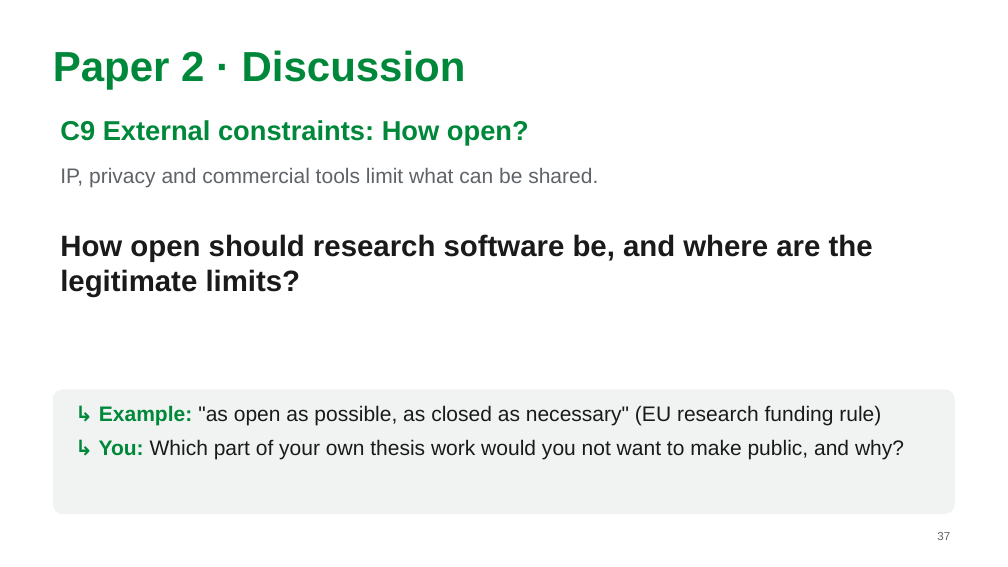
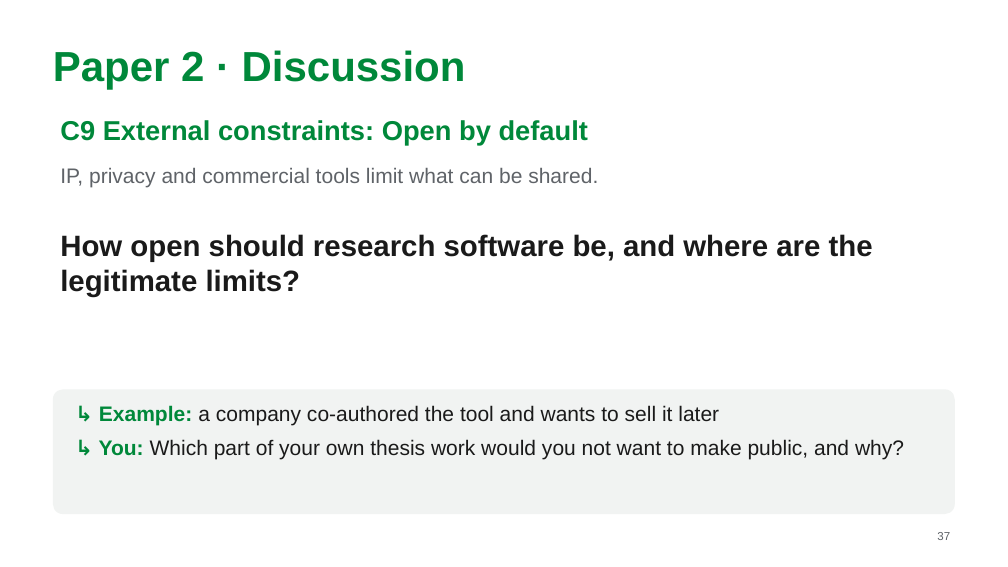
Before and after one commit to MarkAndreDuesing/Reprod_Docs_And_Notes, a slide deck: slide 37 of Vorl_2/slides/lecture2-team-paper2.pptx. Drawn at 1008x567 pixels with LibreOffice and Linux fonts; fonts in the diff are those of the drawing. Boxes give left, top, right and bottom in pixels: in the first picture for what was removed or moved away, otherwise in the second. Text is boxed around its words. In the diff, an @@ line names an element or a change of style, - is before the commit and + after.

```diff
--- a/Vorl_2/slides/lecture2-team-paper2.pptx
+++ b/Vorl_2/slides/lecture2-team-paper2.pptx
@@ text at (x1=60, y1=120, x2=588, y2=145): text changed @@
-C9 External constraints: How open?
+C9 External constraints: Open by default
@@ text at (x1=99, y1=405, x2=719, y2=426): text changed @@
-↳ Example: "as open as possible, as closed as necessary" (EU research funding rule)
+↳ Example: a company co-authored the tool and wants to sell it later
```
Also in this commit, not shown: 7 other slides changed, 2 other files.
